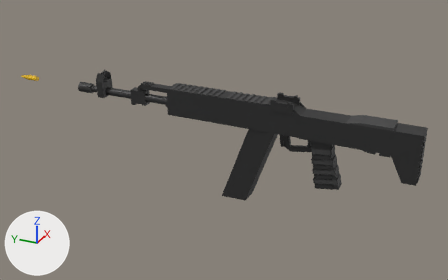
A saved change to the Blender file Obj_AK12_Gun_A.blend.
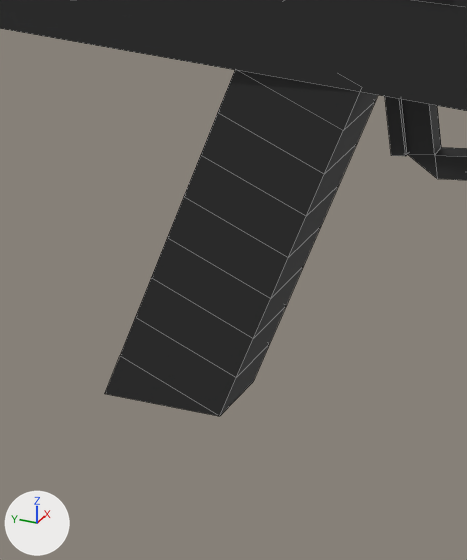
The first picture shows the older version from a camera (50 mm lens) standing at (-9.24, -7.72, 4.77) and looking at (0.22, -3.47, 0.04). The close-ups show the older and then the newer version on the part from 45% to 66% of the width and 41% to 82% of the height of that picture. Only the edits that show in the close-ups are written down. Every picture has the same lights, and +X, +Y and +Z are marked at lower left. The close-ups show mesh edges as thin lines.

The scene before the commit, as lines of its bpy script (objects in view):
```python
me_cube_008 = bpy.data.meshes.new('Cube.008')
me_cube_008.from_pydata(...)  # 40 vertices, 37 faces; spans x -1.02..1.0, y -1.0..1.0, z -1.0..1.0
me_cube_008.materials.append(mat_material_005)  # black #2a2a2a
me_cylinder_002 = bpy.data.meshes.new('Cylinder.002')
me_cylinder_002.from_pydata(...)  # 1228 vertices, 981 faces; spans x -2.1..2.3, y -17.7..4.4, z -0.9..11.9
# faces by material slot: [898, 83]
me_cylinder_002.materials.append(mat_material_003)  # black #2a2a2a
me_cylinder_002.materials.append(mat_material_007)  # dark grey #3d3d3d
ob_ak_12 = bpy.data.objects.new('AK-12', me_cylinder_002)
ob_ak_12.location = (-0.007, -0.998, 0.718)
ob_ak_12.rotation_euler = (1.571, 0.0, 0.0)  # degrees (90, 0, 0)
ob_ak_12.scale = (0.0932, 0.0932, 0.503)
ob_magazine = bpy.data.objects.new('Magazine', me_cube_008)
ob_magazine.location = (0.0, -4.081, -0.194)
ob_magazine.rotation_euler = (0.345, 0.0, -6.337)  # degrees (20, 0, 357)
ob_magazine.scale = (0.147, 0.223, 0.868)
```
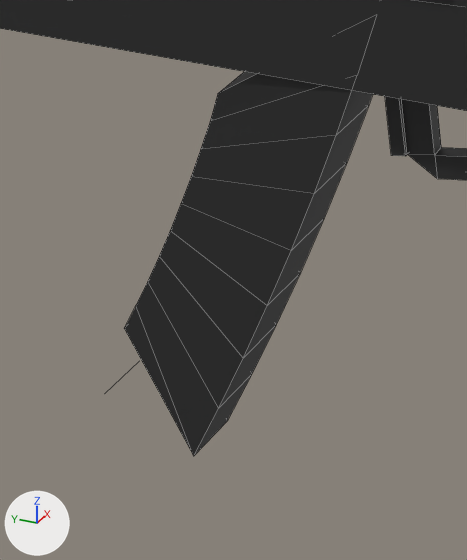
Location of each change, (x1, y1, x2, y2) in pixels of the close-ups (467 x 560 px):
'Magazine', modifiers changed
    before: (105, 70, 378, 416)
    after: (124, 14, 377, 456)

What changed in the scene script:
```text
Change ob_magazine:
    add _m = ob_magazine.modifiers.new('SimpleDeform', 'SIMPLE_DEFORM')
    add _m.deform_method = 'BEND'
    add _m.factor = 0.698
    add _m.angle = 0.698
```
